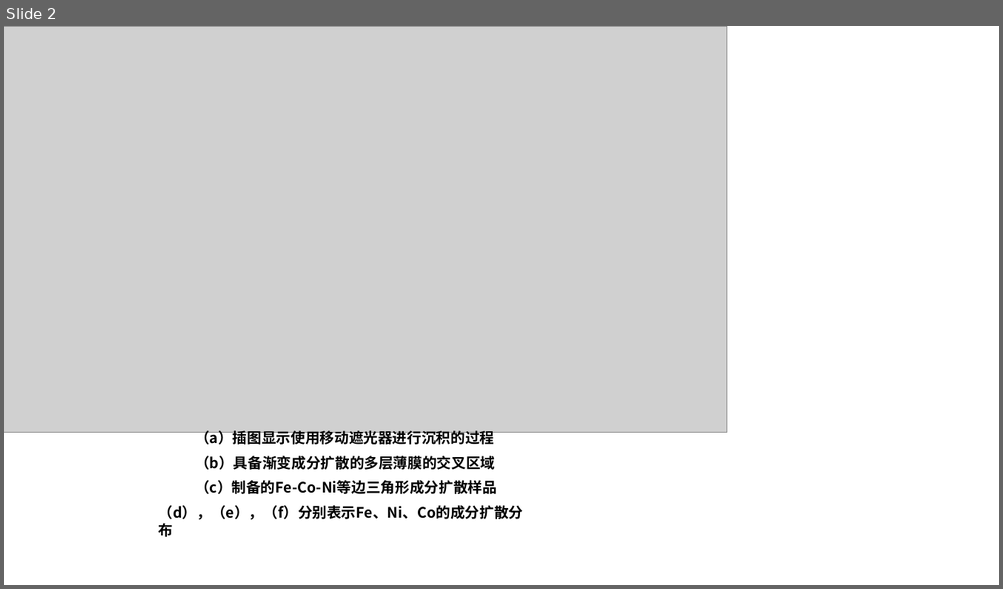
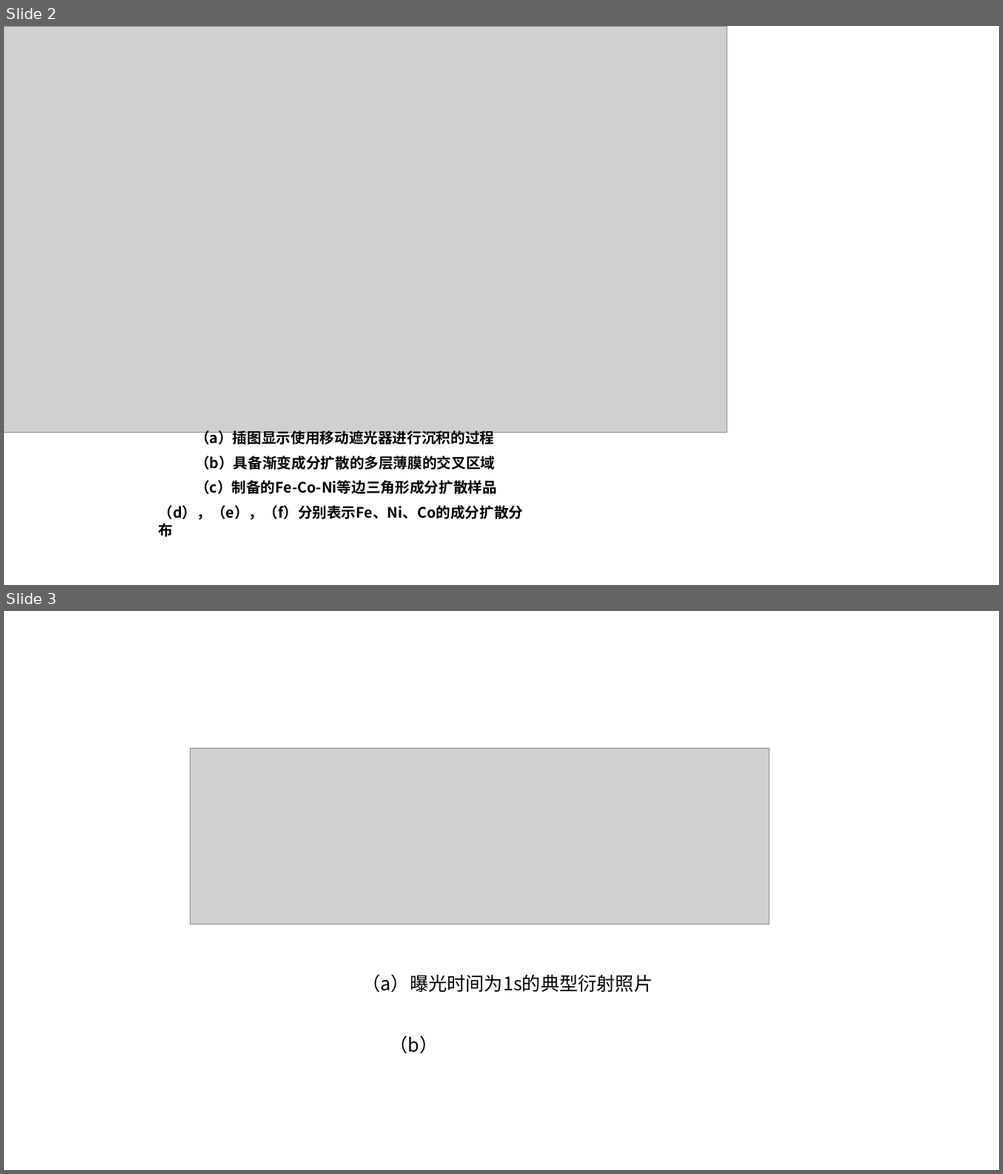
Before and after one commit to DreamBoatOve/gitTest, a slide deck: Lessons/材料高通量制备与表征/final_homework/pic_maker.pptx. Shown one above the other, each under a label of ours: slide 2 before the commit, slides 2 and 3 after it. The pictures are 1003x589 and 1003x1174 pixels, drawn with LibreOffice and Linux fonts; fonts in the diff are those of the drawing; grey boxes stand for pictures. Boxes give left, top, right and bottom in pixels: in the first picture for what was removed or moved away, otherwise in the second. Text is boxed around its words. In the diff, an @@ line names an element or a change of style, - is before the commit and + after.

```diff
--- a/Lessons/材料高通量制备与表征/final_homework/pic_maker.pptx
+++ b/Lessons/材料高通量制备与表征/final_homework/pic_maker.pptx
@@ slide 3 added at bbox=[4, 611, 999, 1170], background #FFFFFF @@
@@ picture added at bbox=[190, 749, 768, 924] @@
@@ text added at bbox=[362, 974, 653, 993], 18 pt, text #000000 @@
+（a）曝光时间为1s的典型衍射照片
@@ text added at bbox=[390, 1036, 438, 1054], 18 pt, text #000000 @@
+（b）
```
Also in this commit, not shown: 1 slide removed, 1 other file.
